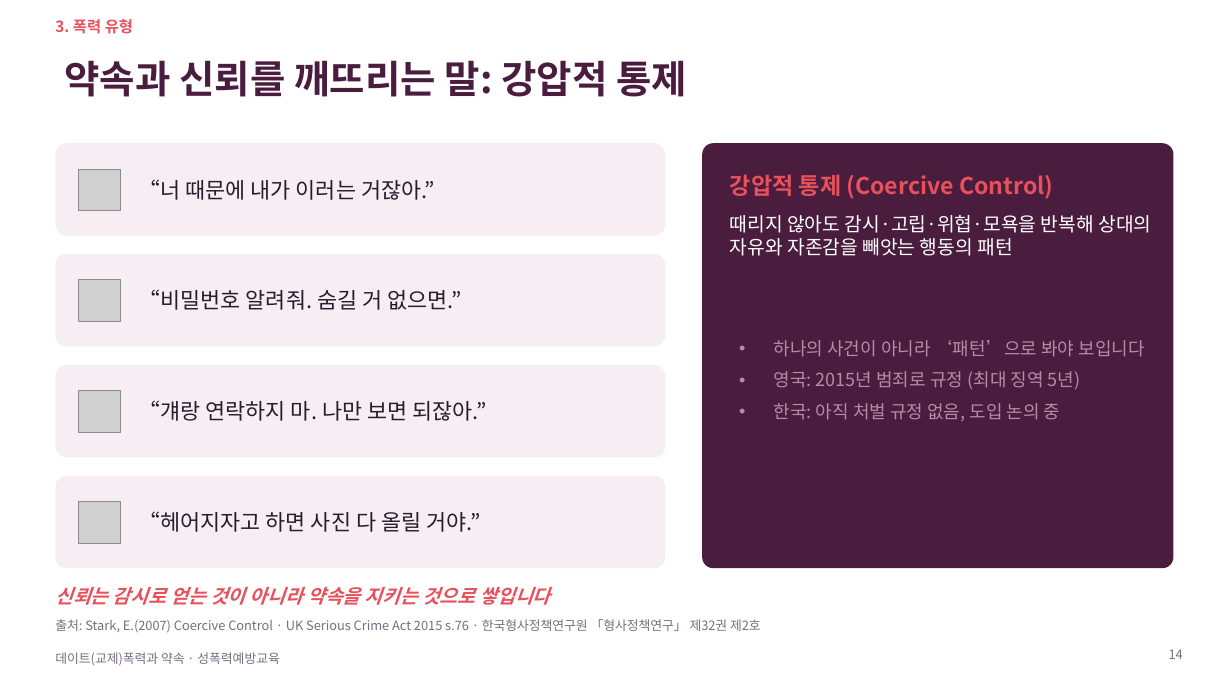
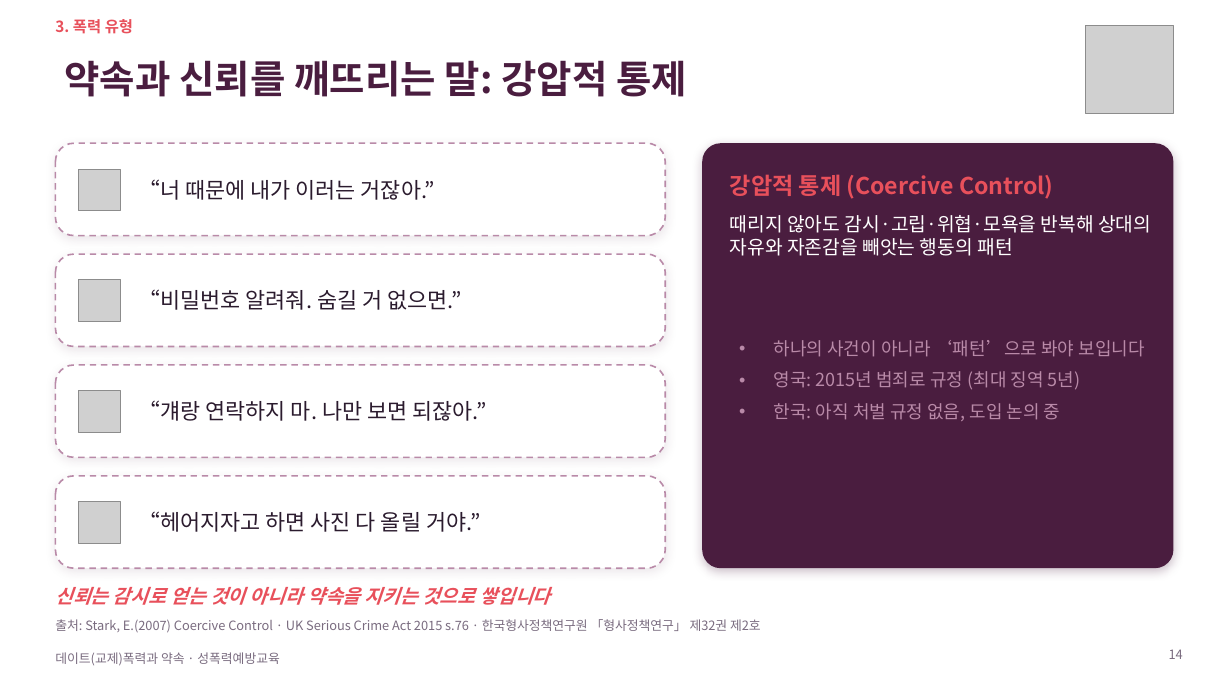
Before and after one commit to ash1234a/security-research-learning, a slide deck: slide 14 of 데이트폭력과_약속.pptx. Drawn at 1232x693 pixels with LibreOffice and Linux fonts; fonts in the diff are those of the drawing; grey boxes stand for pictures; background and template pictures are left out. Boxes give left, top, right and bottom in pixels: in the first picture for what was removed or moved away, otherwise in the second. Text is boxed around its words. In the diff, an @@ line names an element or a change of style, - is before the commit and + after.

```diff
--- a/데이트폭력과_약속.pptx
+++ b/데이트폭력과_약속.pptx
@@ picture added at box(1086, 26, 1174, 114) @@
@@ rounded rectangle at box(702, 143, 1174, 568): shadow on; proportions changed @@
@@ fill #F6EEF3 to #FFFFFF; outline none to #B98AA8 1.25 pt dashed; shadow on; proportions changed in 4 elements at box(55, 143, 665, 236), box(55, 254, 665, 347), box(55, 365, 665, 457), box(55, 476, 665, 568) @@
```
Also in this commit, not shown: 29 other slides changed.
